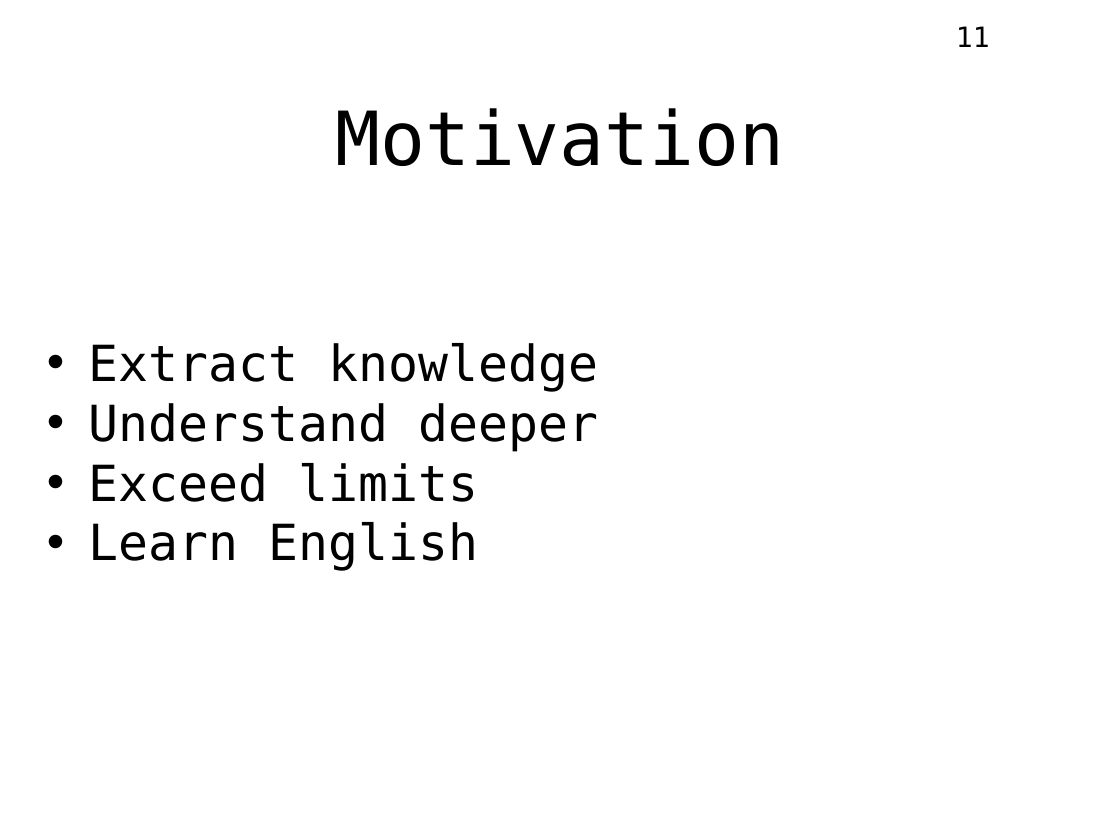
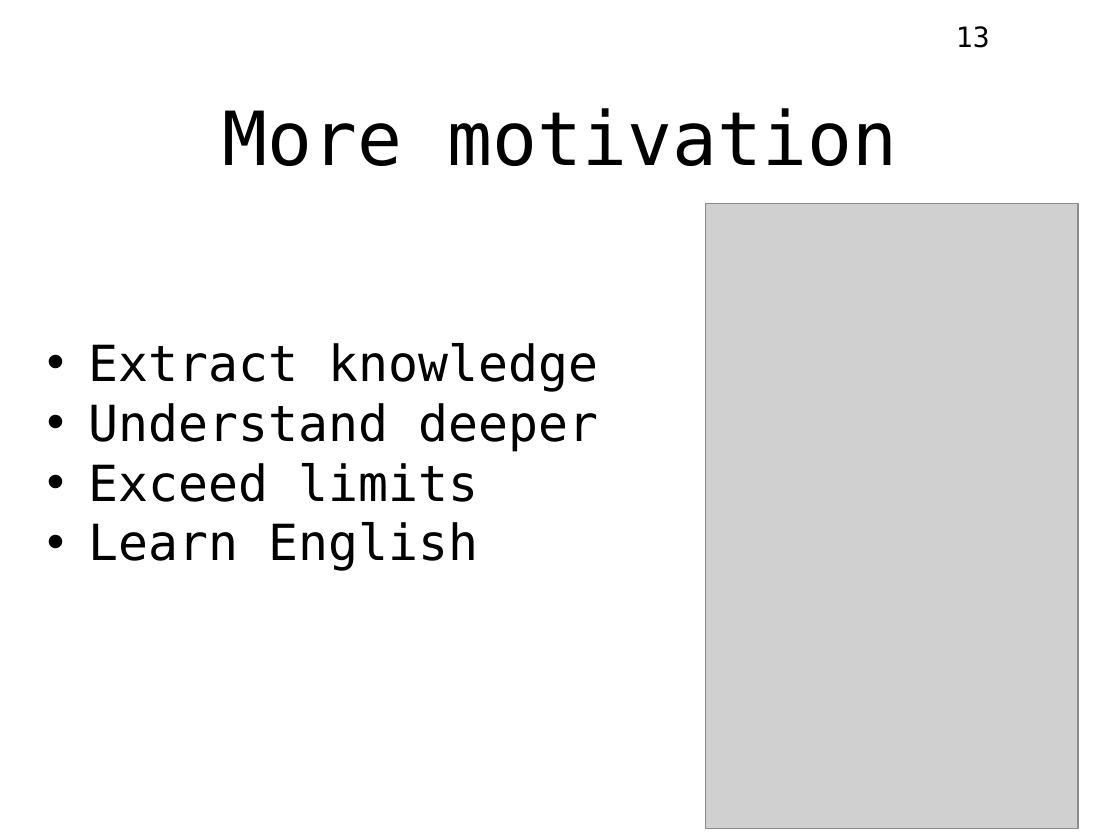
Before and after one commit to konstunn/eng, a slide deck: slide 13 of sem2/eng4tech/english4techmakers.odp (slide 11 before the commit). Drawn at 1120x840 pixels with LibreOffice and Linux fonts; fonts in the diff are those of the drawing; grey boxes stand for pictures. Boxes give left, top, right and bottom in pixels: in the first picture for what was removed or moved away, otherwise in the second. Text is boxed around its words. In the diff, an @@ line names an element or a change of style, - is before the commit and + after.

```diff
--- a/sem2/eng4tech/english4techmakers.odp
+++ b/sem2/eng4tech/english4techmakers.odp
@@ page number at [956, 26, 990, 48]: text changed @@
-11
+13
@@ title at [223, 108, 897, 166]: text changed @@
-Motivation
+More motivation
@@ picture added at [706, 204, 1077, 829] @@
```
Also in this commit, not shown: 9 other slides changed, 6 slides added, 2 slides removed, 34 other files.
